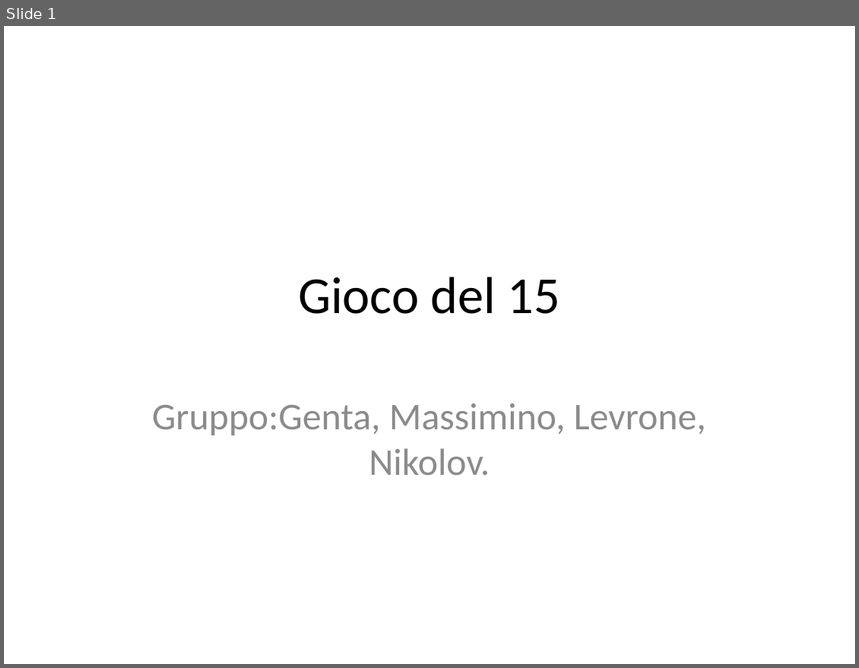
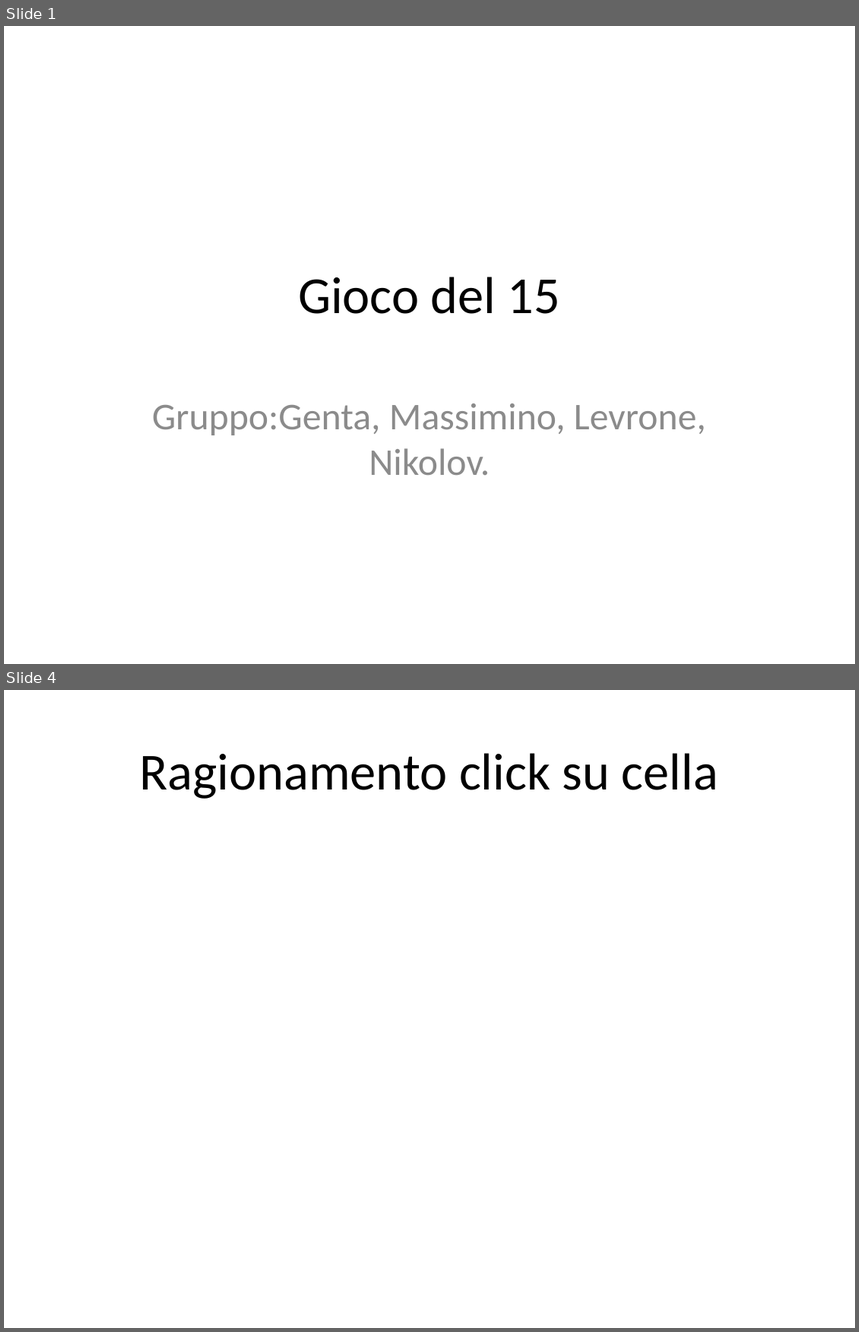
Before and after one commit to danielegenta/ProjectTPSI, a slide deck: Presentazione.pptx. Shown one above the other, each under a label of ours: slide 1 before the commit, slides 1 and 4 after it; the slides between them are not shown. The pictures are 859x668 and 859x1332 pixels, drawn with LibreOffice and Linux fonts; fonts in the diff are those of the drawing. Boxes give left, top, right and bottom in pixels: in the first picture for what was removed or moved away, otherwise in the second. Text is boxed around its words. In the diff, an @@ line names an element or a change of style, - is before the commit and + after.

```diff
--- a/Presentazione.pptx
+++ b/Presentazione.pptx
@@ slide 4 added at box(4, 690, 855, 1328), background #FFFFFF @@
@@ title added at box(140, 753, 718, 799), 44 pt, text #000000 @@
+Ragionamento click su cella
```
Also in this commit, not shown: 4 other slides added.
